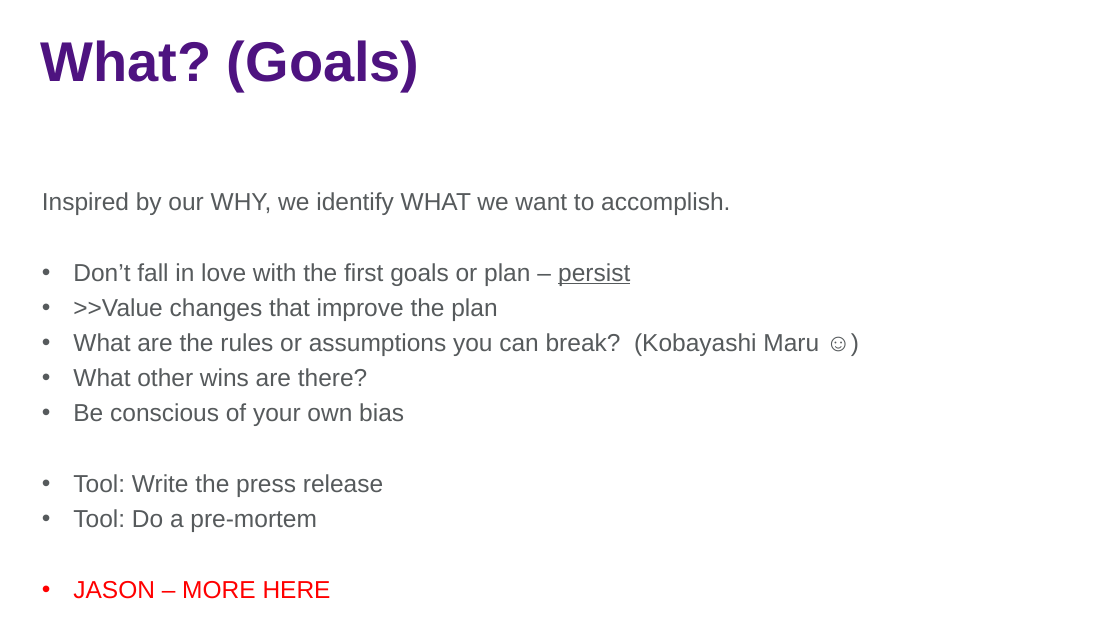
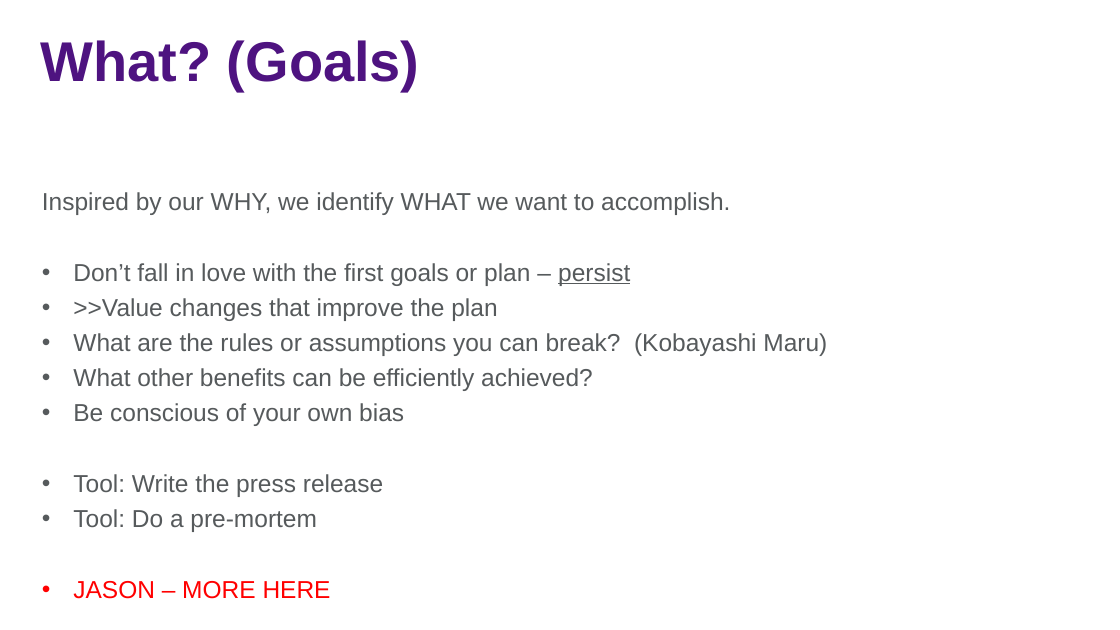
Before and after one commit to jasonjwood/presentations, a slide deck: slide 8 of InFusion2016 - Getting It Done - Jason Wood.pptx (slide 9 before the commit). Drawn at 1120x630 pixels with LibreOffice and Linux fonts; fonts in the diff are those of the drawing; background and template pictures are left out. Boxes give left, top, right and bottom in pixels: in the first picture for what was removed or moved away, otherwise in the second. Text is boxed around its words. In the diff, an @@ line names an element or a change of style, - is before the commit and + after.

```diff
--- a/InFusion2016 - Getting It Done - Jason Wood.pptx
+++ b/InFusion2016 - Getting It Done - Jason Wood.pptx
@@ text at (x1=73, y1=333, x2=827, y2=391): text changed @@
-• What are the rules or assumptions you can break? (Kobayashi Maru ☺)
-• What other wins are there?
+• What are the rules or assumptions you can break? (Kobayashi Maru)
+• What other benefits can be efficiently achieved?
```
Also in this commit, not shown: 14 other slides changed, 4 slides added, 3 slides removed, 1 other file.
